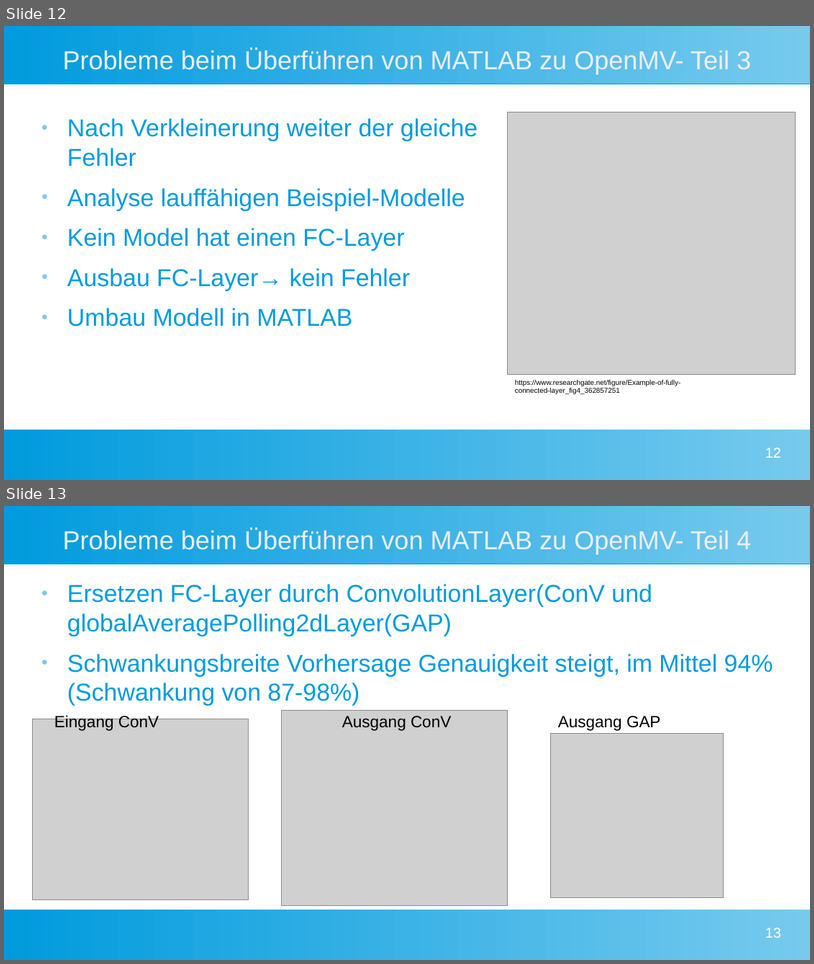
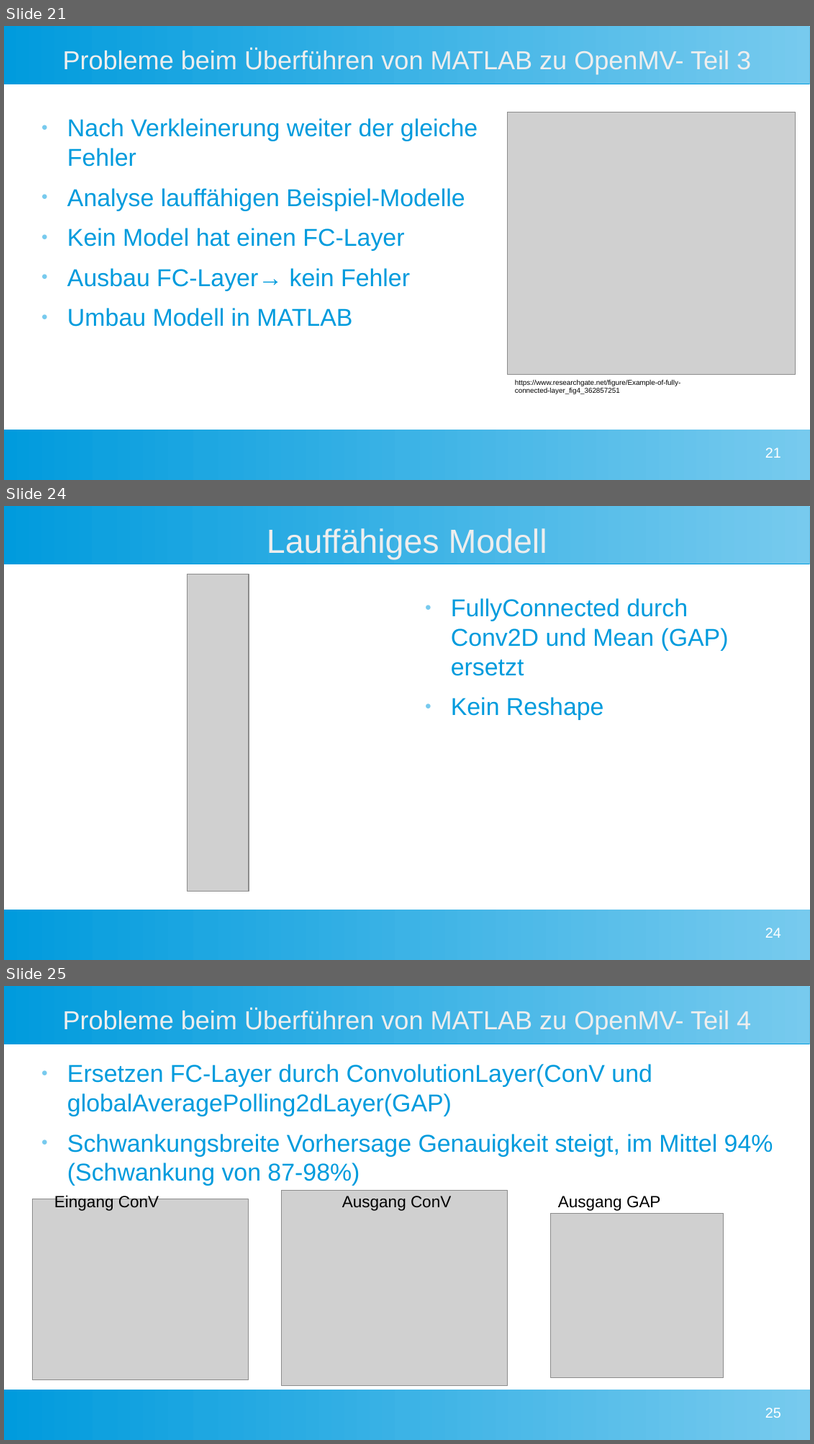
Before and after one commit to Commander-Philip/the-machine-learning-brick, a slide deck: docs/Präsentation.odp. Shown one above the other, each under a label of ours: slides 12 and 13 before the commit, slides 21, 24 and 25 after it; the slides between them are not shown. The pictures are 814x964 and 814x1444 pixels, drawn with LibreOffice and Linux fonts; fonts in the diff are those of the drawing; grey boxes stand for pictures. Boxes give left, top, right and bottom in pixels: in the first picture for what was removed or moved away, otherwise in the second. Text is boxed around its words. In the diff, an @@ line names an element or a change of style, - is before the commit and + after.

```diff
--- a/docs/Präsentation.odp
+++ b/docs/Präsentation.odp
@@ slide 24 added at (x1=4, y1=506, x2=810, y2=960), background #FFFFFF; not listed: 2 template elements that a slide beside it also shows @@
@@ title added at (x1=267, y1=528, x2=548, y2=559), 33 pt, text #EEEEEE @@
+Lauffähiges Modell
@@ picture added at (x1=188, y1=575, x2=249, y2=892) @@
@@ text added at (x1=451, y1=598, x2=729, y2=720), 24 pt, text #009BDD @@
+● FullyConnected durch Conv2D und Mean (GAP) ersetzt
+● Kein Reshape
@@ page number added at (x1=766, y1=927, x2=782, y2=937), 14 pt, text #FFFFFF @@
+24
@@ what was slide 12 is now slide 21 @@
@@ page number at (x1=766, y1=447, x2=782, y2=457): text changed @@
-12
+21
@@ what was slide 13 is now slide 25 @@
@@ page number at (x1=766, y1=1407, x2=782, y2=1417): text changed @@
-13
+25
```
Also in this commit, not shown: 14 other slides added, 3 slides removed, 4 other files.
